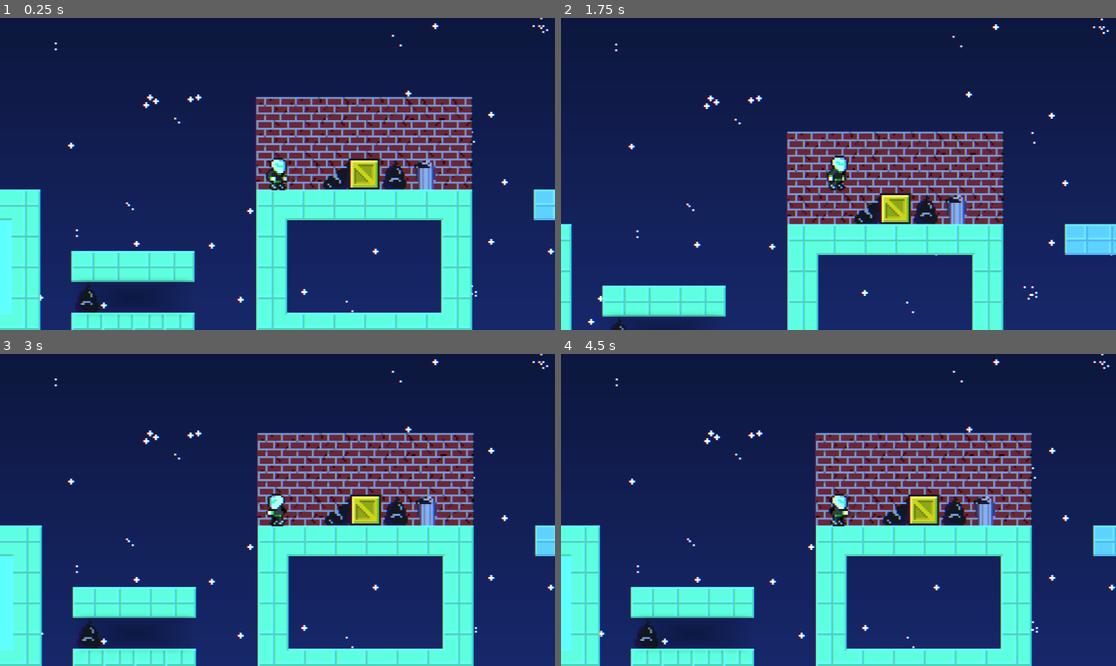
Above: before the commit, frames 1-4 (two rows, left to right).
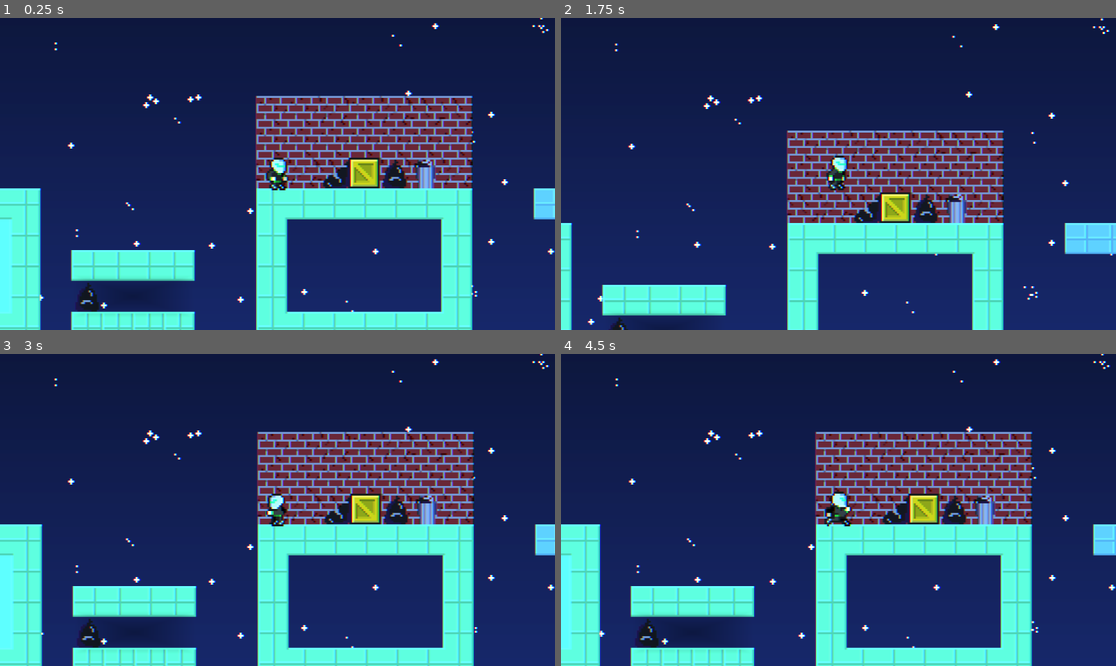
Above: after the commit, the same moments.

Repository: reneelias/Godot-2D-Platformer
Game: Godot game, scene res://Scenes/main.tscn
Same seed, same stepped clock (60 frames per second), same inputs: the game is played once before the commit and once after it. This scene is started directly instead of the project's main scene.
Inputs:
- Up to frame 1 (0.25 s): no input
- Up to frame 2 (1.75 s): hold R 0.53-1.28 s; hold D (MoveRight) from 0.53 s (still down); tap Space (Jump) at 0.77, 1.52 s; tap R at 1.35 s
- Up to frame 3 (3 s): release D (MoveRight) at 2.03 s; hold R 2.03-2.78 s; hold A (MoveLeft) from 2.03 s (still down); tap R at 2.85 s
- Up to frame 4 (4.5 s): tap Space (Jump) at 3.02, 3.77 s; hold R 3.53-4.28 s; release A (MoveLeft) at 4.28 s; hold D (MoveRight) from 4.28 s (still down); tap R at 4.35 s

The runs differ from the first frame. In frame 1, 6.5% of the frame differs, in the area x 0-100%, y 24-100%; in frame 2, 5.5%; in frame 3, 6.5%; in frame 4, 6.8%.

Commit message:
decrease height of player colliders across the board

Diff:
--- a/2d-platformer/ObjectScenes/Player.tscn
+++ b/2d-platformer/ObjectScenes/Player.tscn
@@ -40,7 +40,7 @@
 "times": PackedFloat32Array(0),
 "transitions": PackedFloat32Array(1),
 "update": 0,
-"values": [PackedVector2Array(-3.5, 0, 4.5, 0, 4.5, 7, 3.5, 8, -2.5, 8, -3.5, 7)]
+"values": [PackedVector2Array(-3.5, 0, 4.5, 0, 4.5, 6.5, 3.5, 7.5, -2.5, 7.5, -3.5, 6.5)]
 }
 
 [sub_resource type="Animation" id="Animation_1gky5"]
@@ -70,7 +70,7 @@
 "times": PackedFloat32Array(0),
 "transitions": PackedFloat32Array(1),
 "update": 1,
-"values": [PackedVector2Array(-3, -7.5, 4, -7.5, 4, 7, 3, 8, -2, 8, -3, 7)]
+"values": [PackedVector2Array(-3, -7.5, 4, -7.5, 4, 6.5, 3, 7.5, -2, 7.5, -3, 6.5)]
 }
 tracks/2/type = "value"
 tracks/2/imported = false
@@ -112,7 +112,7 @@
 "times": PackedFloat32Array(0),
 "transitions": PackedFloat32Array(1),
 "update": 0,
-"values": [PackedVector2Array(-3, -4, 4, -4, 4, 7, 3, 8, -2, 8, -3, 7)]
+"values": [PackedVector2Array(-3, -4, 4, -4, 4, 6.5, 3, 7.5, -2, 7.5, -3, 6.5)]
 }
 tracks/2/type = "value"
 tracks/2/imported = false
@@ -154,7 +154,7 @@
 "times": PackedFloat32Array(0),
 "transitions": PackedFloat32Array(1),
 "update": 0,
-"values": [PackedVector2Array(-3, -7.5, 4, -7.5, 4, 7, 3, 8, -2, 8, -3, 7)]
+"values": [PackedVector2Array(-3, -7.5, 4, -7.5, 4, 6.5, 3, 7.5, -2, 7.5, -3, 6.5)]
 }
 tracks/2/type = "value"
 tracks/2/imported = false
@@ -194,7 +194,7 @@
 "times": PackedFloat32Array(0, 0.0833333, 0.166667),
 "transitions": PackedFloat32Array(1, 1, 1),
 "update": 1,
-"values": [PackedVector2Array(-3, -4.5, 4, -4.5, 4, 7, 3, 8, -2, 8, -3, 7), PackedVector2Array(-3, -6, 4, -6, 4, 7, 3, 8, -2, 8, -3, 7), PackedVector2Array(-3, -7.5, 4, -7.5, 4, 7, 3, 8, -2, 8, -3, 7)]
+"values": [PackedVector2Array(-3, -4.5, 4, -4.5, 4, 6.5, 3, 7.5, -2, 7.5, -3, 6.5), PackedVector2Array(-3, -6, 4, -6, 4, 6.5, 3, 7.5, -2, 7.5, -3, 6.5), PackedVector2Array(-3, -7.5, 4, -7.5, 4, 6.5, 3, 7.5, -2, 7.5, -3, 6.5)]
 }
 tracks/2/type = "value"
 tracks/2/imported = false
@@ -275,7 +275,7 @@
 "times": PackedFloat32Array(0),
 "transitions": PackedFloat32Array(1),
 "update": 0,
-"values": [PackedVector2Array(-3, -7.5, 4, -7.5, 4, 7, 3, 8, -2, 8, -3, 7)]
+"values": [PackedVector2Array(-3, -7.5, 4, -7.5, 4, 6.5, 3, 7.5, -2, 7.5, -3, 6.5)]
 }
 tracks/2/type = "value"
 tracks/2/imported = false
